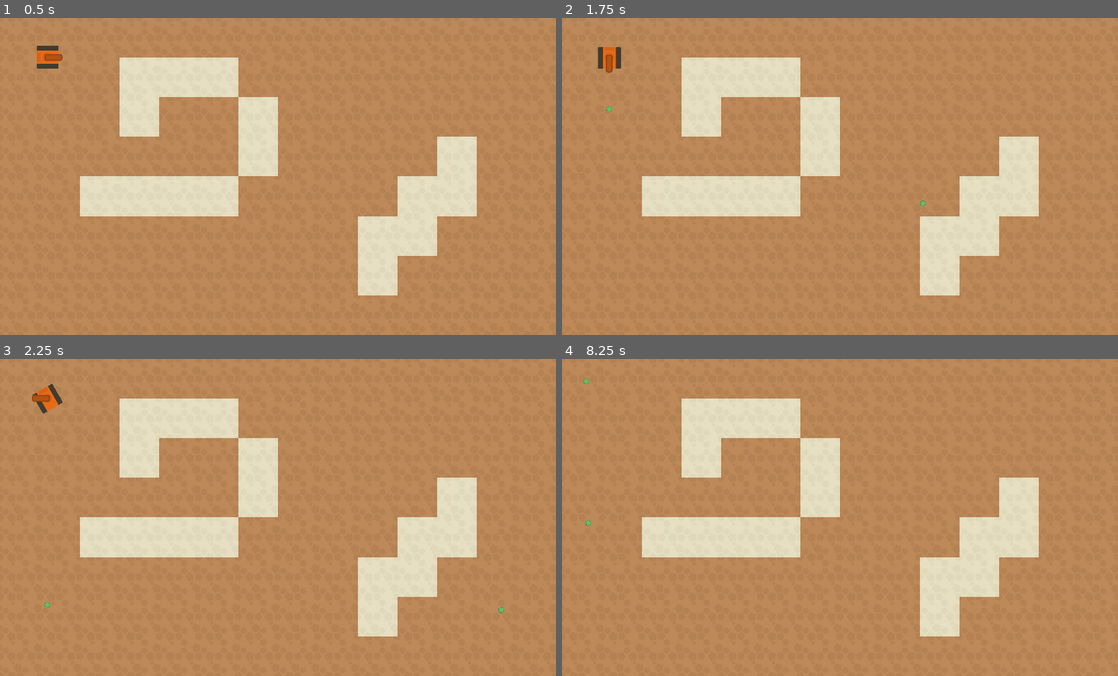
Above: before the commit, frames 1-4 (two rows, left to right).
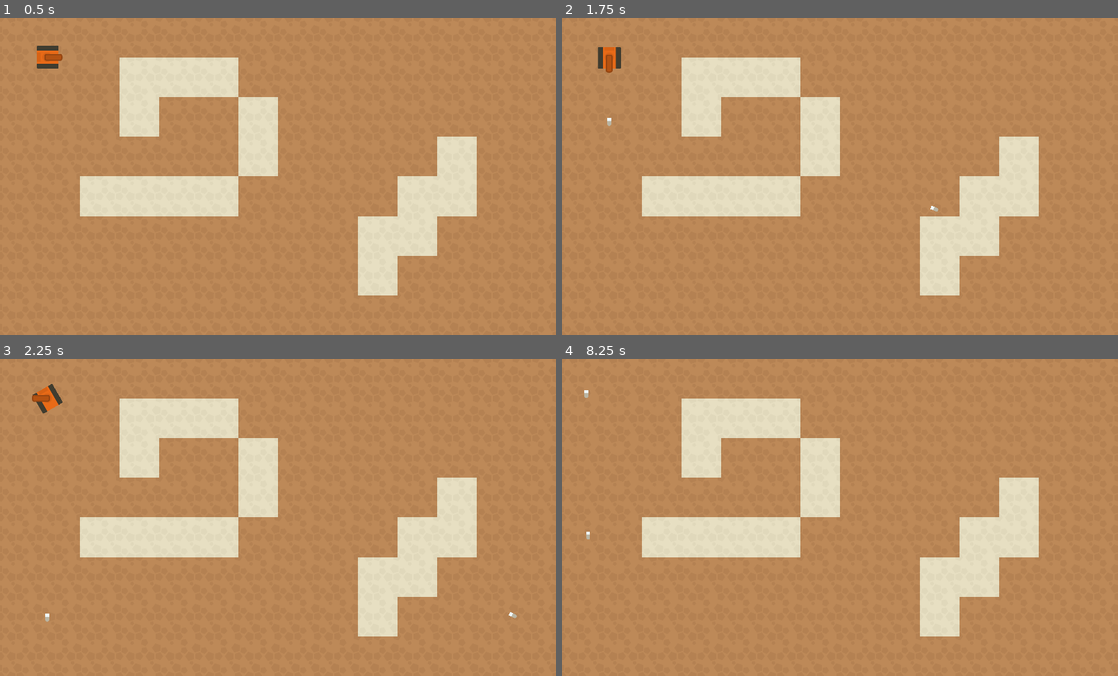
Above: after the commit, the same moments.

Repository: Iron-Wolf/snippy_tank
Game: Godot game, scene res://scenes/world.tscn
Same seed, same stepped clock (60 frames per second), same inputs: the game is played once before the commit and once after it.
Inputs:
- Up to frame 1 (0.5 s): no input
- Up to frame 2 (1.75 s): tap Enter at 0.5 s; hold D (move_right) 0.53-1.28 s; tap Space (shoot) at 0.6, 1.55 s; hold Q (move_left) from 1.28 s (still down); tap Down (aim_down) at 1.35 s
- Up to frame 3 (2.25 s): release Q (move_left) at 2.03 s; hold D (move_right) from 2.03 s (still down); tap Left (aim_left) at 2.1 s
- Up to frame 4 (8.25 s): tap Space (shoot) at 2.3, 3.05, 3.8, 4.55, 5.3, 5.85, 6.5, 6.6, 7.55, 8 s; tap Right (aim_right) at 2.85 s; release D (move_right) at 3.53 s; hold Q (move_left) 3.53-5.78 s; tap Up (aim_up) at 3.6 s; tap S (move_bw) at 4.35 s; hold Z (move_fw) 5.03-5.78 s; hold D (move_right) 5.78-8.03 s; tap Enter at 7.25 s; tap Down (aim_down) at 7.35 s; hold Q (move_left) from 8.03 s (still down); tap Left (aim_left) at 8.1 s

Frame 1 is identical in both runs. In frame 2, less than 0.1% of the frame differs, in the area x 8-68%, y 27-62%; in frame 3, less than 0.1%, in the area x 8-93%, y 76-83%; in frame 4, less than 0.1%.

Commit message:
better spawn for bullets

Diff:
--- a/scenes/bullet.tscn
+++ b/scenes/bullet.tscn
@@ -1,19 +1,19 @@
 [gd_scene load_steps=4 format=3 uid="uid://cgeymtn3bii3y"]
 
 [ext_resource type="Script" path="res://scripts/bullet.gd" id="1_t843r"]
-[ext_resource type="Texture2D" uid="uid://duv4yx70osppy" path="res://assets/Environment/treeSmall.png" id="2_u4y8x"]
+[ext_resource type="Texture2D" uid="uid://dwiyul8h7jkoc" path="res://assets/Bullets/bulletBeigeSilver.png" id="2_qtykp"]
 
-[sub_resource type="CircleShape2D" id="CircleShape2D_hihx4"]
+[sub_resource type="RectangleShape2D" id="RectangleShape2D_6mwjr"]
+size = Vector2(14, 27)
 
-[node name="Bullet" type="Node2D"]
-
-[node name="bullet" type="Area2D" parent="."]
-rotation = -1.5708
+[node name="Bullet" type="Area2D"]
 script = ExtResource("1_t843r")
 
-[node name="Sprite2D" type="Sprite2D" parent="bullet"]
-scale = Vector2(0.224138, 0.224138)
-texture = ExtResource("2_u4y8x")
+[node name="Sprite2D" type="Sprite2D" parent="."]
+position = Vector2(-9.53674e-07, -9.53674e-07)
+scale = Vector2(0.989715, 0.989715)
+texture = ExtResource("2_qtykp")
 
-[node name="CollisionShape2D" type="CollisionShape2D" parent="bullet"]
-shape = SubResource("CircleShape2D_hihx4")
+[node name="CollisionShape2D" type="CollisionShape2D" parent="."]
+position = Vector2(0, -0.5)
+shape = SubResource("RectangleShape2D_6mwjr")
--- a/scenes/player.tscn
+++ b/scenes/player.tscn
@@ -23,7 +23,11 @@
 texture = ExtResource("3_6jjgp")
 offset = Vector2(0, -20)
 
+[node name="spawn_bullet" type="Marker2D" parent="barrel"]
+position = Vector2(-0.000152111, -42)
+
 [node name="CollisionShape2D" type="CollisionShape2D" parent="."]
+visible = false
 position = Vector2(2, 0)
 rotation = 1.5708
 shape = SubResource("CapsuleShape2D_ewxvm")
--- a/scripts/bullet.gd
+++ b/scripts/bullet.gd
@@ -5,7 +5,7 @@
 
 # Called every frame. 'delta' is the elapsed time since the previous frame.
 func _physics_process(delta: float) -> void:
-	position += transform.x * SPEED * delta
+	position += -transform.y * SPEED * delta
 
 func _on_Bullet_body_entered(body):
 	pass
--- a/scripts/player.gd
+++ b/scripts/player.gd
@@ -1,7 +1,7 @@
 # https://kidscancode.org/godot_recipes/4.x/2d/car_steering/
 extends CharacterBody2D
 
-@export var Bullet : PackedScene
+@export var Bullet: PackedScene
 
 # constants
 const STEERING_ANGLE: float = 300
@@ -65,4 +65,4 @@
 func shoot():
 	var b = Bullet.instantiate()
 	owner.add_child(b)
-	b.transform = $barrel.global_transform
+	b.transform = $barrel/spawn_bullet.global_transform
Binary file added: assets/Bullets/bulletBeige.png
Not shown, added: assets/Bullets/bulletBeige.png.import
Binary file added: assets/Bullets/bulletBeigeSilver.png
Not shown, added: assets/Bullets/bulletBeigeSilver.png.import
Binary file added: assets/Bullets/bulletBeigeSilver_outline.png
Not shown, added: assets/Bullets/bulletBeigeSilver_outline.png.import
Binary file added: assets/Bullets/bulletBeige_outline.png
Not shown, added: assets/Bullets/bulletBeige_outline.png.import
Binary file added: assets/Bullets/bulletBlue.png
Not shown, added: assets/Bullets/bulletBlue.png.import
Binary file added: assets/Bullets/bulletBlueSilver.png
Not shown, added: assets/Bullets/bulletBlueSilver.png.import
(and 37 more such lines)
